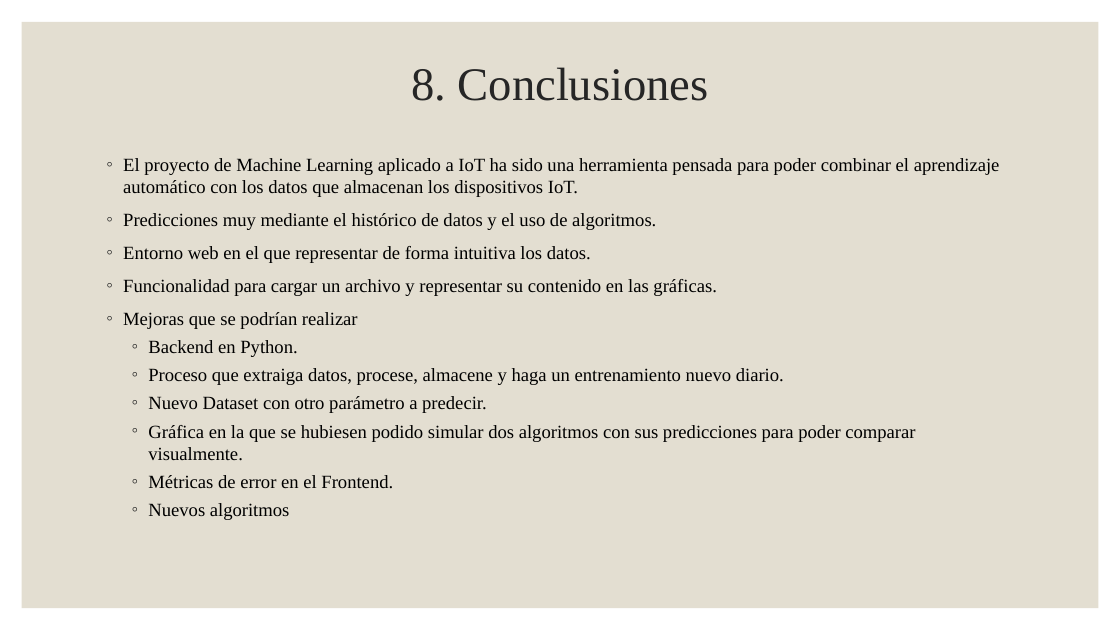
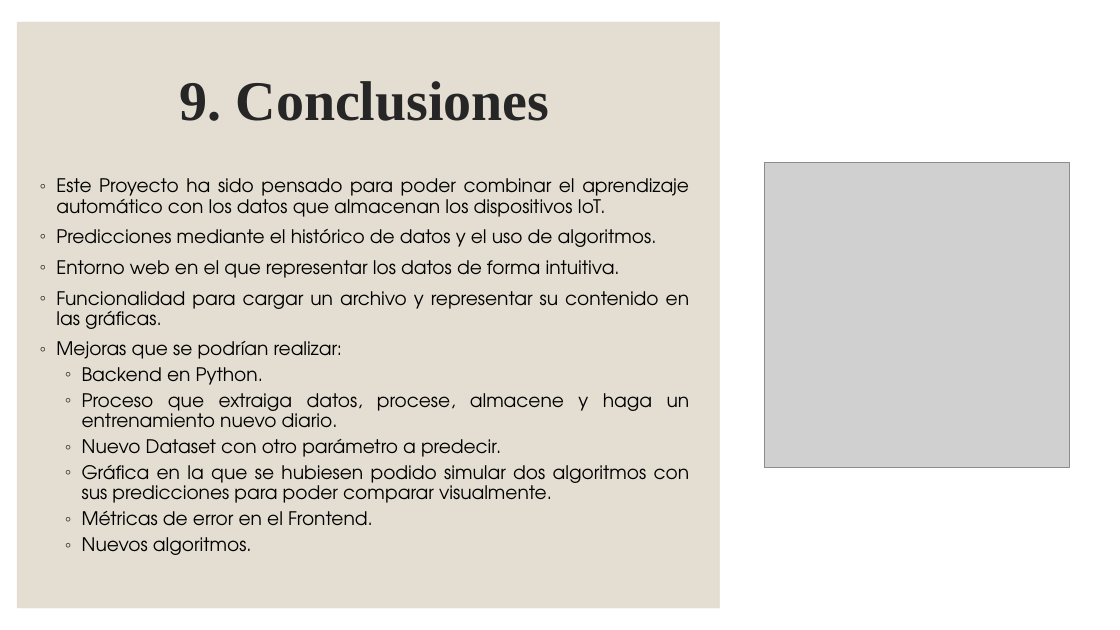
Before and after one commit to jperezlf/MPAIOT, a slide deck: slide 24 of Doc/Presentación TFG.pptx (slide 23 before the commit). Drawn at 1120x630 pixels with LibreOffice and Linux fonts; fonts in the diff are those of the drawing; grey boxes stand for pictures. Boxes give left, top, right and bottom in pixels: in the first picture for what was removed or moved away, otherwise in the second. Text is boxed around its words. In the diff, an @@ line names an element or a change of style, - is before the commit and + after.

```diff
--- a/Doc/Presentación TFG.pptx
+++ b/Doc/Presentación TFG.pptx
@@ rectangle added at (17,22,720,608), fill #E3DED1 @@
@@ rectangle removed at (22,22,1099,608) @@
@@ rectangle added at (22,22,1099,608), fill #E3DED1 @@
@@ rectangle added at (720,0,1120,630), fill #FFFFFF @@
@@ title at (180,81,550,121): text changed; size 40 to 48 pt; bold on @@
-8. Conclusiones
+9. Conclusiones
@@ text "Este Proyecto ha sido pensado ...": place and size @@
-text "Este Proyecto ha sido pensado ..." at (123,158,1000,520)
+text "Este Proyecto ha sido pensado ..." at (56,178,690,555)
@@ text at (56,178,689,278): text changed; font Times New Roman to TeX Gyre Adventor @@
-◦ El proyecto de Machine Learning aplicado a IoT ha sido una herramienta pensada para poder combinar el aprendizaje automático con los datos que almacenan los dispositivos IoT.
-◦ Predicciones muy mediante el histórico de datos y el uso de algoritmos.
-◦ Entorno web en el que representar de forma intuitiva los datos.
+◦ Este Proyecto ha sido pensado para poder combinar el aprendizaje automático con los datos que almacenan los dispositivos IoT.
+◦ Predicciones mediante el histórico de datos y el uso de algoritmos.
+◦ Entorno web en el que representar los datos de forma intuitiva.
@@ picture added at (765,163,1070,468) @@
@@ text at (56,291,690,526): font Times New Roman to TeX Gyre Adventor in "Funcionalidad para cargar un archivo y representar ...", "Backend en Python.", "Proceso que extraiga datos, procese, almacene y ...", "Nuevo Dataset con otro parámetro a predecir." and 2 more places; alignment left to justified; line spacing 1 to 0.9 @@
@@ text at (56,341,342,359): text changed; font Times New Roman to TeX Gyre Adventor @@
-◦ Mejoras que se podrían realizar
+◦ Mejoras que se podrían realizar:
@@ text at (82,537,252,555): text changed; font Times New Roman to TeX Gyre Adventor @@
-  ◦ Nuevos algoritmos
+  ◦ Nuevos algoritmos.
```
Also in this commit, not shown: 19 other slides changed, 2 slides added, 1 slide removed.
